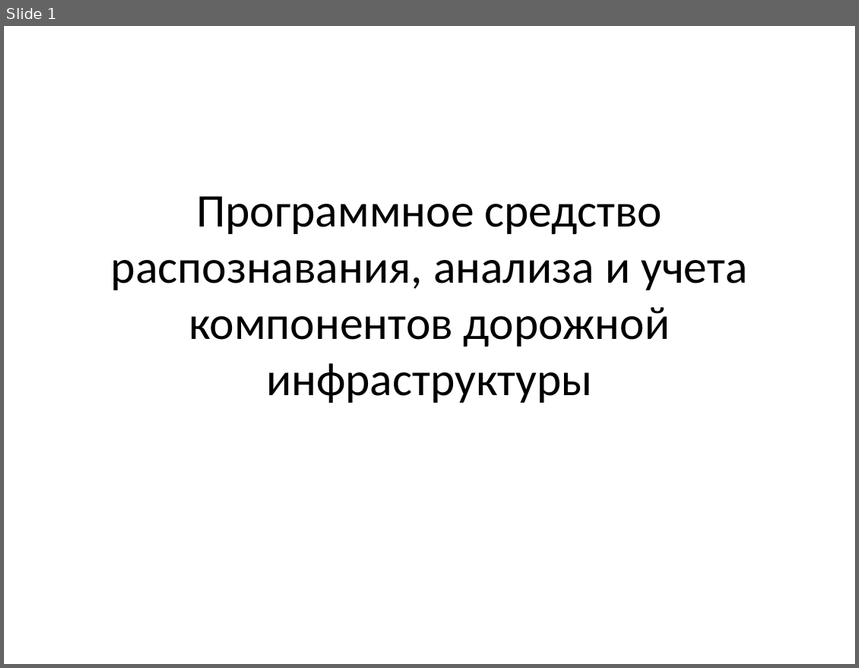
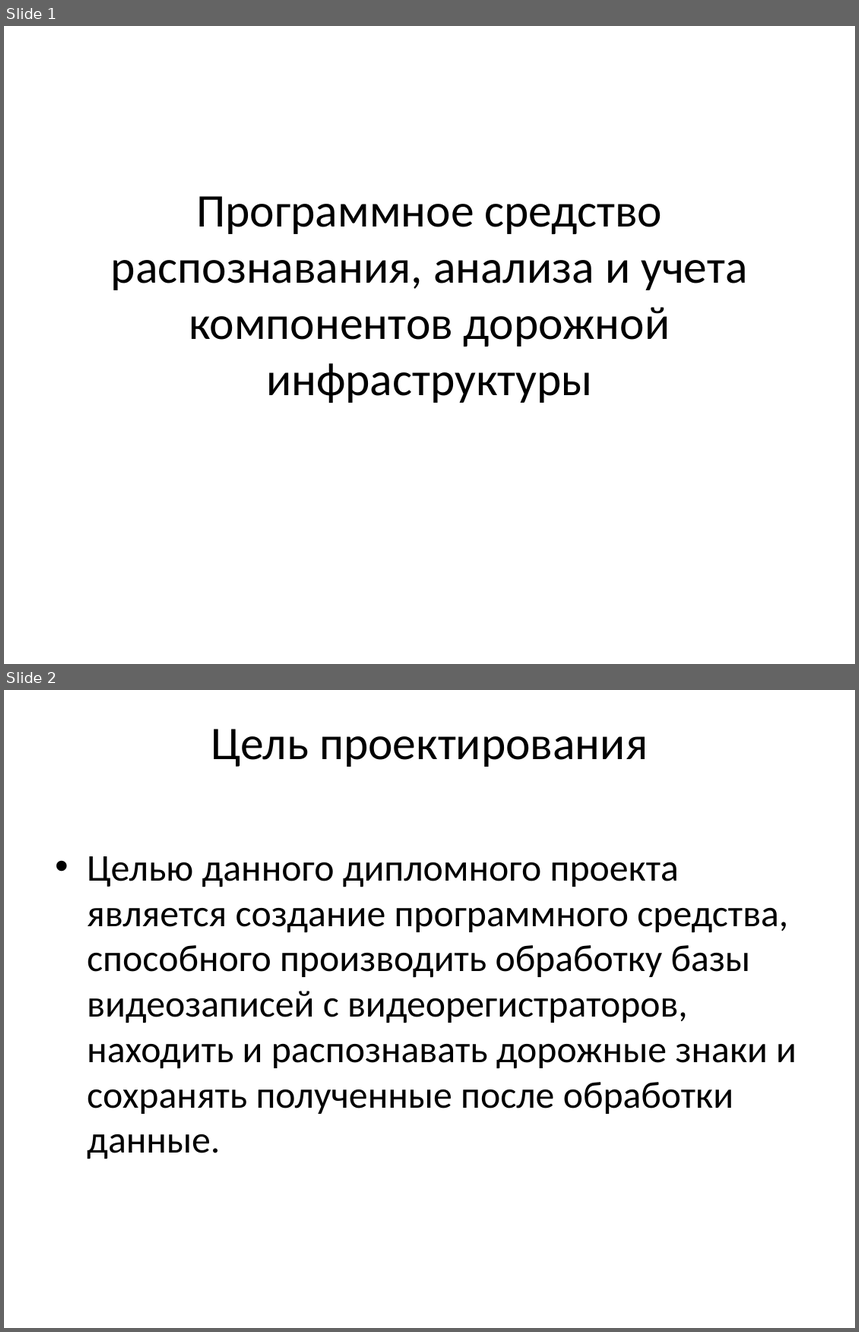
Before and after one commit to Jekillokda/Diplom, a slide deck: доделать/Презентация.pptx. Shown one above the other, each under a label of ours: slide 1 before the commit, slides 1 and 2 after it. The pictures are 859x668 and 859x1332 pixels, drawn with LibreOffice and Linux fonts; fonts in the diff are those of the drawing. Boxes give left, top, right and bottom in pixels: in the first picture for what was removed or moved away, otherwise in the second. Text is boxed around its words. In the diff, an @@ line names an element or a change of style, - is before the commit and + after.

```diff
--- a/доделать/Презентация.pptx
+++ b/доделать/Презентация.pptx
@@ slide 2 added at [4, 690, 855, 1328], background #FFFFFF @@
@@ title added at [211, 729, 648, 767], 39.6 pt, text #000000 @@
+Цель проектирования
@@ text added at [87, 856, 797, 1160], 32 pt, text #000000 @@
+• Целью данного дипломного проекта является создание программного средства, способного производить обработку базы видеозаписей с видеорегистраторов, находить и распознавать дорожные знаки и сохранять полученные после обработки данные.
```
Also in this commit, not shown: 4 other slides added, 33 other files.
